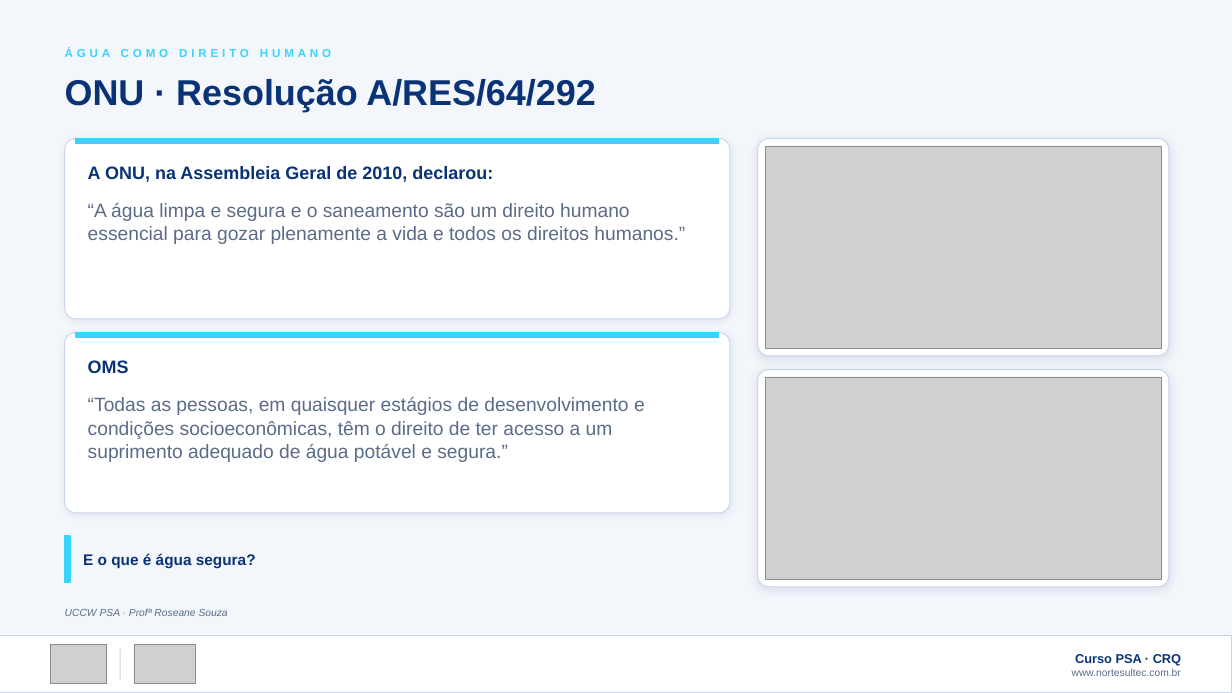
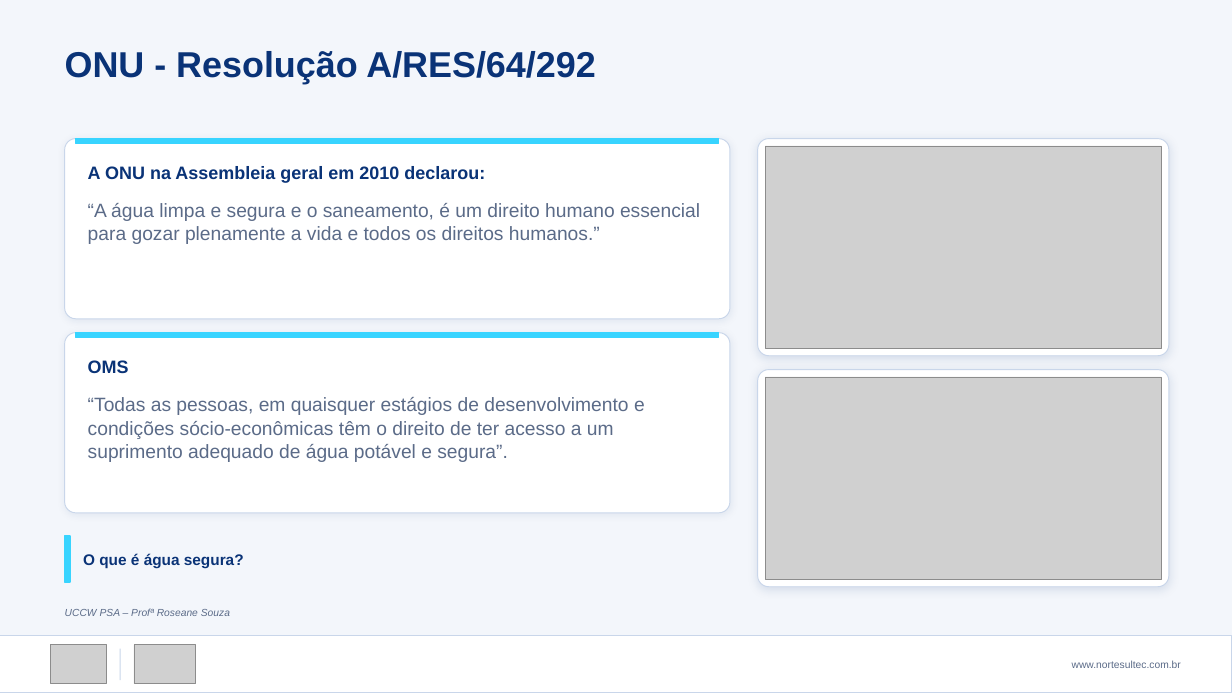
Before and after one commit to victorsntz/norte-sul-portfolio, a slide deck: slide 4 of apresentacoes/Curso-PSA-Plano-de-Seguranca-da-Agua-NorteSul.pptx. Drawn at 1232x693 pixels with LibreOffice and Linux fonts; fonts in the diff are those of the drawing; grey boxes stand for pictures. Boxes give left, top, right and bottom in pixels: in the first picture for what was removed or moved away, otherwise in the second. Text is boxed around its words. In the diff, an @@ line names an element or a change of style, - is before the commit and + after.

```diff
--- a/apresentacoes/Curso-PSA-Plano-de-Seguranca-da-Agua-NorteSul.pptx
+++ b/apresentacoes/Curso-PSA-Plano-de-Seguranca-da-Agua-NorteSul.pptx
@@ text at bbox=[65, 51, 595, 84]: text changed @@
-ONU · Resolução A/RES/64/292
+ONU - Resolução A/RES/64/292
@@ text removed at bbox=[65, 48, 331, 57] @@
-ÁGUA COMO DIREITO HUMANO
@@ text at bbox=[88, 166, 485, 183]: text changed @@
-A ONU, na Assembleia Geral de 2010, declarou:
+A ONU na Assembleia geral em 2010 declarou:
@@ text at bbox=[88, 203, 700, 244]: text changed @@
-“A água limpa e segura e o saneamento são um direito humano essencial para gozar plenamente a vida e todos os direitos humanos.”
+“A água limpa e segura e o saneamento, é um direito humano essencial para gozar plenamente a vida e todos os direitos humanos.”
@@ text at bbox=[88, 397, 645, 462]: text changed @@
-“Todas as pessoas, em quaisquer estágios de desenvolvimento e condições socioeconômicas, têm o direito de ter acesso a um suprimento adequado de água potável e segura.”
+“Todas as pessoas, em quaisquer estágios de desenvolvimento e condições sócio-econômicas têm o direito de ter acesso a um suprimento adequado de água potável e segura”.
@@ text at bbox=[83, 553, 244, 568]: text changed @@
-E o que é água segura?
+O que é água segura?
@@ text at bbox=[65, 608, 230, 616]: text changed @@
-UCCW PSA · Profª Roseane Souza
+UCCW PSA – Profª Roseane Souza
@@ text at bbox=[1075, 654, 1181, 666]: paragraph removed @@
-Curso PSA · CRQ
```
Also in this commit, not shown: 27 other slides changed, 2 other files.
